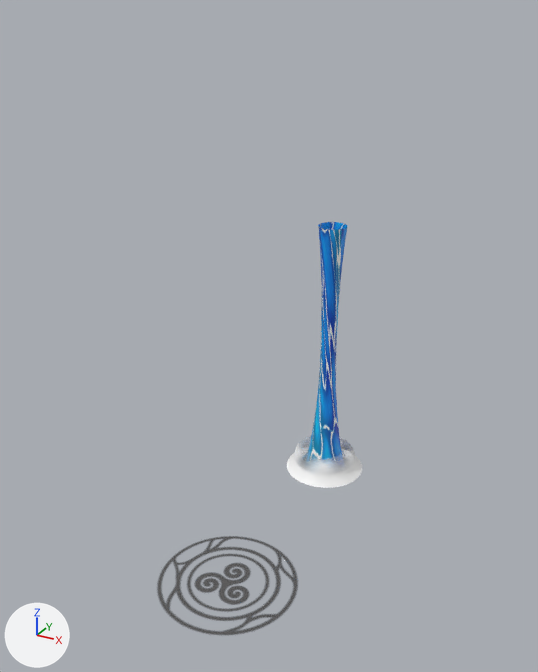
One commit to the glTF model Assets/VFX_WaterSproudBlockout_GLTF.gltf: the scene before it, then after it.
Rendered twice from a camera (50 mm lens) standing at (10.56, -23.94, 17.35) and looking at (-0.25, -4.28, 7.52). Every picture has the same lights, and +X, +Y and +Z are marked at lower left. The older version comes first. Where no turn or scale is listed for an object, it has been applied to the vertices. Vertices at exactly the same position are counted once.

Names of what the first picture shows: 'Circle_Big_Mesh.001', 'Explosion_Sphere_Mesh', 'Sproud_Vertical_Mesh' and 1 more.
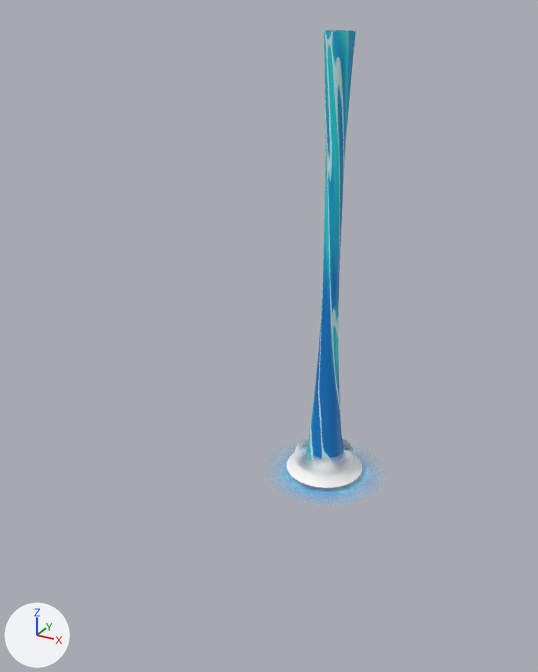
Where the change shows, as pixel boxes (x1, y1, x2, y2) in the pictures (538 x 672 px):
'Sproud_Vertical_Mesh', surface changed, moved, rescaled (20% wider, 78% taller): before (304, 222, 347, 467); after (304, 30, 356, 467)
'Circle_Big_Mesh.001', deleted: before (157, 536, 298, 635)
part 1 of me_mesh_004, surface changed (blue): after (285, 452, 366, 496)

The change in detail:
Picture 'Vertical_Water_png' (img_vertical_water_png) is new.
Material 'M_CylinderBig' (mat_m_cylinderbig) changes its picture from img_vertical_water to img_vertical_water_png.
me_mesh_004 has 37 vertices, 36 faces and spans x -2.52..2.52, y -2.48..2.48, z 0.0.
me_mesh_004 is used by ob_circle_big_mesh; location (0.0, 0.04, -0.11).
me_mesh_004 part 1: texture (UV) coordinates of 36 of 36 faces, centred in x -2.47..2.32, y -2.43..2.43, z 0.0, changed; they spanned u 0.0..0.35, v 0.01..0.35 and now span u 0.3..0.69, v 0.32..0.7.
Object 'Sproud_Vertical_Mesh' (ob_sproud_vertical_mesh) moves from (0.0, 0.0, -0.05) to (0.0, 0.0, 0.0).
Object 'Sproud_Vertical_Mesh' (ob_sproud_vertical_mesh) is rescaled from (0.0351, 0.0351, 0.206) to (0.0351, 0.0351, 0.334).
Object 'Circle_Big_Mesh.001' (ob_circle_big_mesh_001) is deleted.
